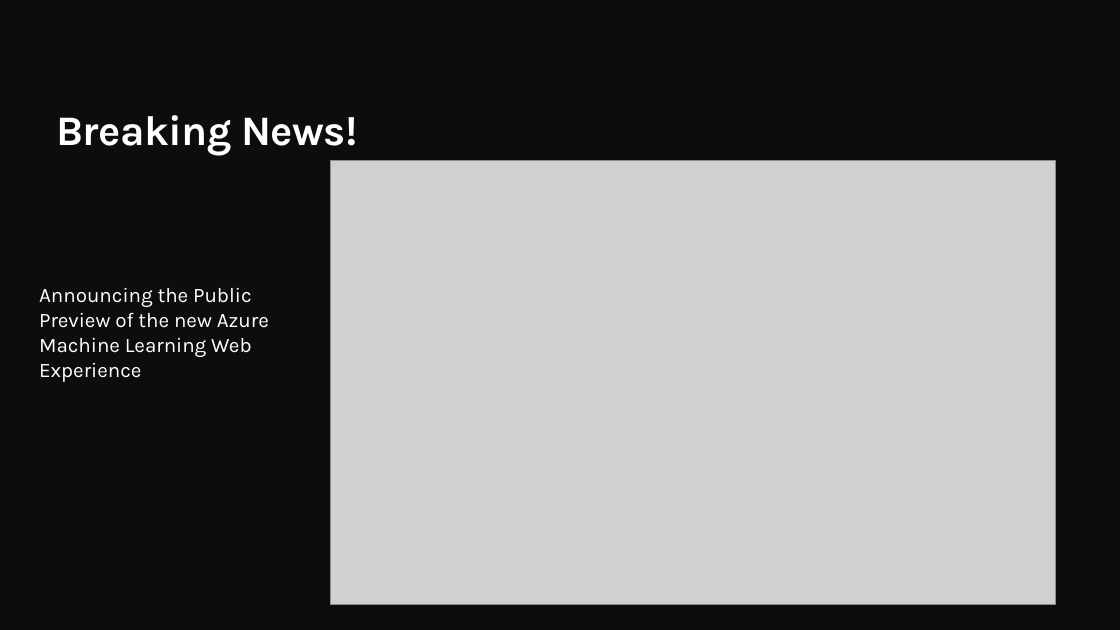
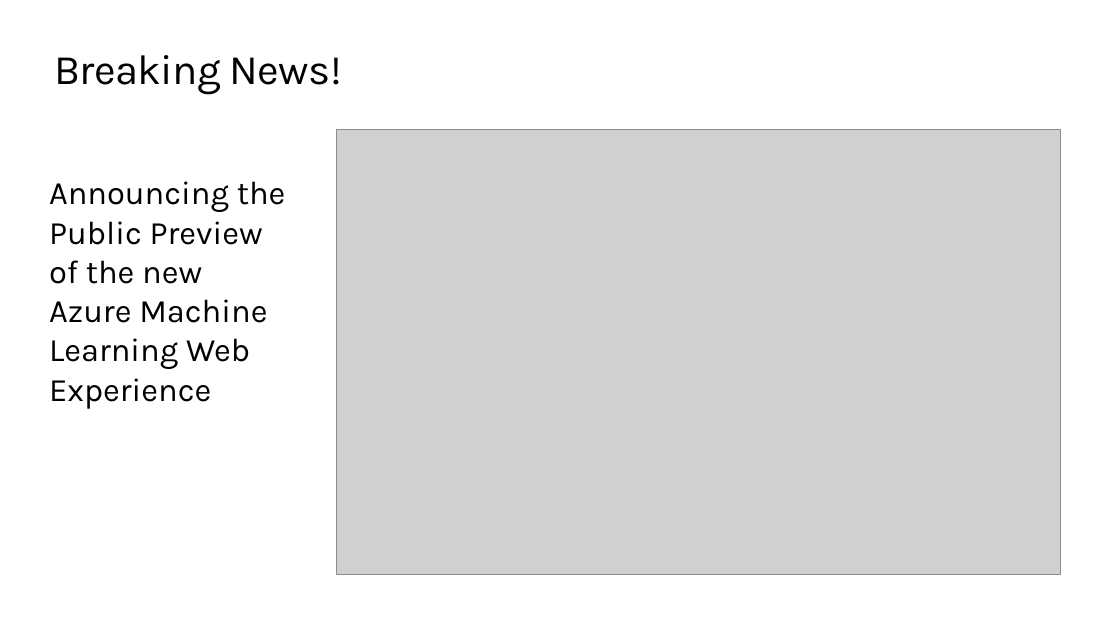
Before and after one commit to QuirkyDataScientist1978/Build-a-knowledge-mining-solution-using-Azure-AI, a slide deck: slide 10 of resources/slides/Opening.pptx (slide 7 before the commit). Drawn at 1120x630 pixels with LibreOffice and Linux fonts; fonts in the diff are those of the drawing; grey boxes stand for pictures; background and template pictures are left out. Boxes give left, top, right and bottom in pixels: in the first picture for what was removed or moved away, otherwise in the second. Text is boxed around its words. In the diff, an @@ line names an element or a change of style, - is before the commit and + after.

```diff
--- a/resources/slides/Opening.pptx
+++ b/resources/slides/Opening.pptx
@@ background #0D0D0D to #FFFFFF @@
@@ title "Breaking News!": place and size @@
-title "Breaking News!" at bbox=[56, 115, 357, 156]
+title "Breaking News!" at bbox=[54, 55, 342, 95]
@@ title "Breaking News!" at bbox=[54, 55, 342, 95]: text colour #FFFFFF to #000000, bold off; vertical alignment bottom to top @@
@@ picture: place and size @@
-picture at bbox=[331, 160, 1055, 605]
+picture at bbox=[337, 129, 1061, 574]
@@ text "Announcing the Public Preview of ...": place and size @@
-text "Announcing the Public Preview of ..." at bbox=[39, 288, 269, 382]
+text "Announcing the Public Preview of ..." at bbox=[49, 181, 286, 409]
@@ text "Announcing the Public Preview of ..." at bbox=[49, 181, 286, 409]: size 17.6 to 28 pt, text colour #FFFFFF to #000000 @@
```
Also in this commit, not shown: 13 other slides changed, 4 slides added, 2 slides removed.
